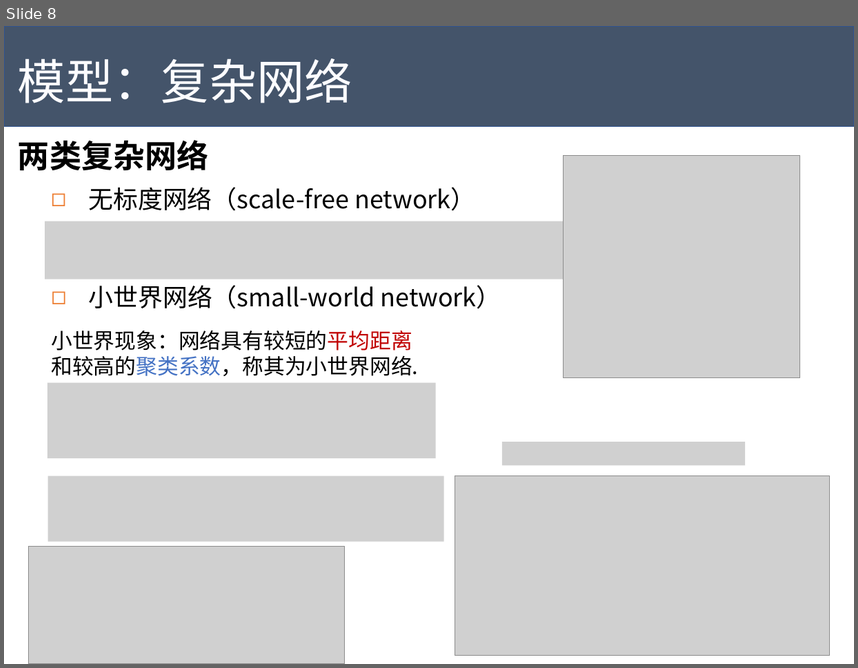
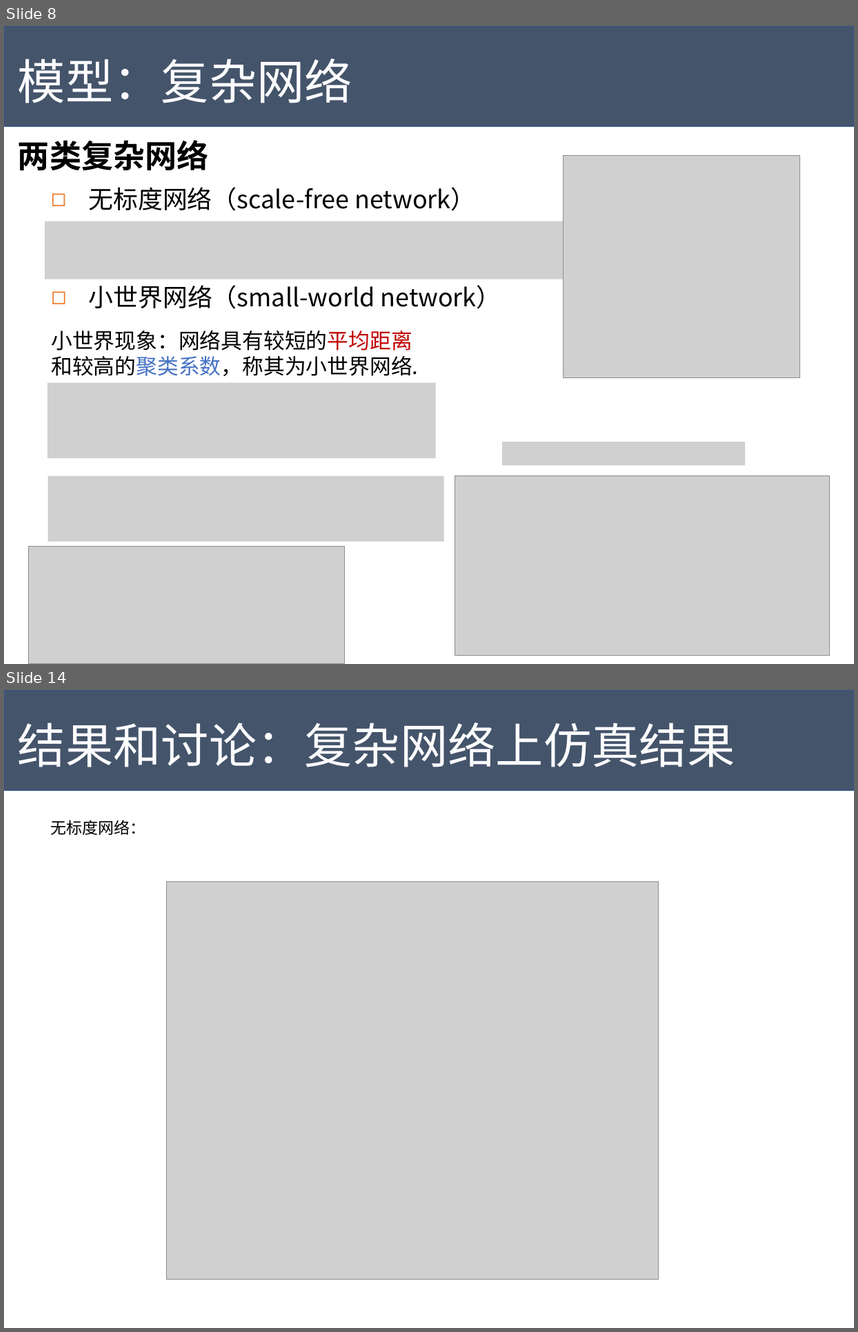
Before and after one commit to Tigerrr07/GNN-tiger, a slide deck: dynamics/pre.pptx. Shown one above the other, each under a label of ours: slide 8 before the commit, slides 8 and 14 after it; the slides between them are not shown. The pictures are 858x668 and 858x1332 pixels, drawn with LibreOffice and Linux fonts; fonts in the diff are those of the drawing; grey boxes stand for pictures. Boxes give left, top, right and bottom in pixels: in the first picture for what was removed or moved away, otherwise in the second. Text is boxed around its words. In the diff, an @@ line names an element or a change of style, - is before the commit and + after.

```diff
--- a/dynamics/pre.pptx
+++ b/dynamics/pre.pptx
@@ slide 14 added at (x1=4, y1=690, x2=854, y2=1328), background #FFFFFF @@
@@ rectangle added at (x1=4, y1=690, x2=854, y2=790), fill #44546A, outline #325491 1 pt @@
@@ text added at (x1=18, y1=722, x2=735, y2=767), 54 pt, text #FCFCFF @@
+结果和讨论：复杂网络上仿真结果
@@ text added at (x1=50, y1=820, x2=146, y2=835), 18 pt, text #000000 @@
+无标度网络：
@@ picture added at (x1=167, y1=882, x2=658, y2=1279) @@
```
Also in this commit, not shown: 8 slides changed, 2 other slides added, 1 other file.
